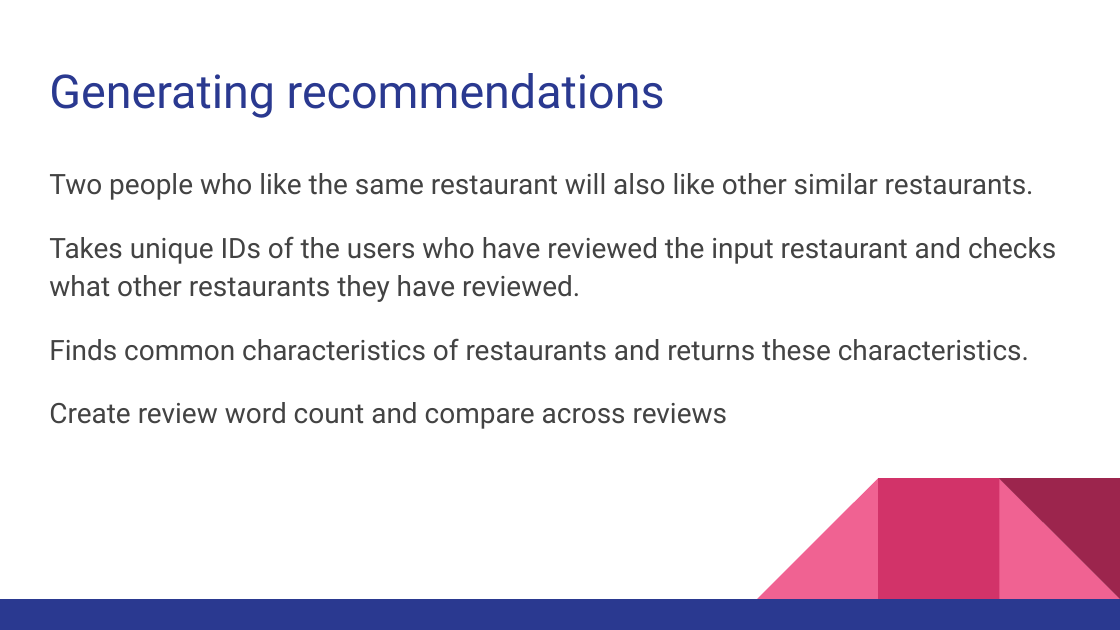
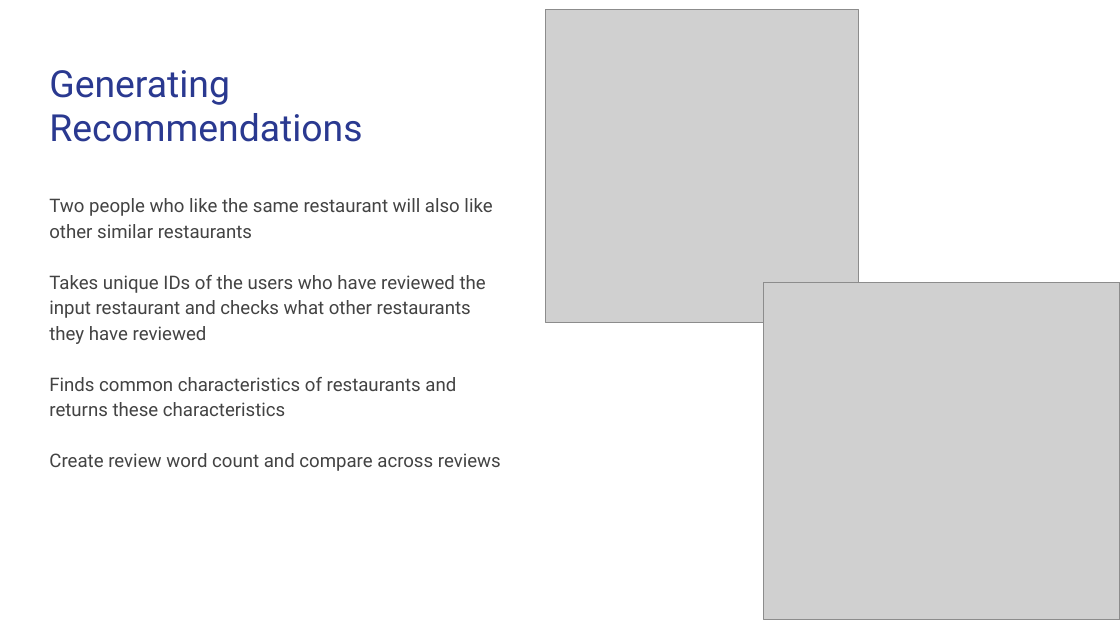
Before and after one commit to andrew-chuang/cs122-win-17-group, a slide deck: slide 4 of Yelp Restaurant Suggestion Queue.pptx. Drawn at 1120x630 pixels with LibreOffice and Linux fonts; fonts in the diff are those of the drawing; grey boxes stand for pictures. Boxes give left, top, right and bottom in pixels: in the first picture for what was removed or moved away, otherwise in the second. Text is boxed around its words. In the diff, an @@ line names an element or a change of style, - is before the commit and + after.

Commit message:
Updated presentation

```diff
--- a/Yelp Restaurant Suggestion Queue.pptx
+++ b/Yelp Restaurant Suggestion Queue.pptx
@@ picture added at (x1=545, y1=9, x2=858, y2=321) @@
@@ title "Generating Recommendations" at (x1=49, y1=70, x2=362, y2=142): vertical alignment top to bottom @@
@@ title at (x1=49, y1=70, x2=362, y2=142): text changed; size 30 to 24 pt @@
-Generating recommendations
+Generating Recommendations
@@ text "Two people who like the ..." moved from (x1=49, y1=173, x2=1056, y2=429) to (x1=49, y1=198, x2=501, y2=471) @@
@@ text at (x1=49, y1=198, x2=492, y2=416): text changed; size 18 to 12 pt @@
-Two people who like the same restaurant will also like other similar restaurants.
-Takes unique IDs of the users who have reviewed the input restaurant and checks what other restaurants they have reviewed.
-Finds common characteristics of restaurants and returns these characteristics.
+Two people who like the same restaurant will also like other similar restaurants
+Takes unique IDs of the users who have reviewed the input restaurant and checks what other restaurants they have reviewed
+Finds common characteristics of restaurants and returns these characteristics
@@ picture added at (x1=764, y1=282, x2=1120, y2=619) @@
@@ text at (x1=49, y1=453, x2=501, y2=471): size 18 to 12 pt in "Create review word count and compare across ..." @@
@@ group removed at (x1=0, y1=478, x2=1120, y2=630): 3 right triangles, 2 rectangles @@
```
Also in this commit, not shown: 2 other slides changed.
